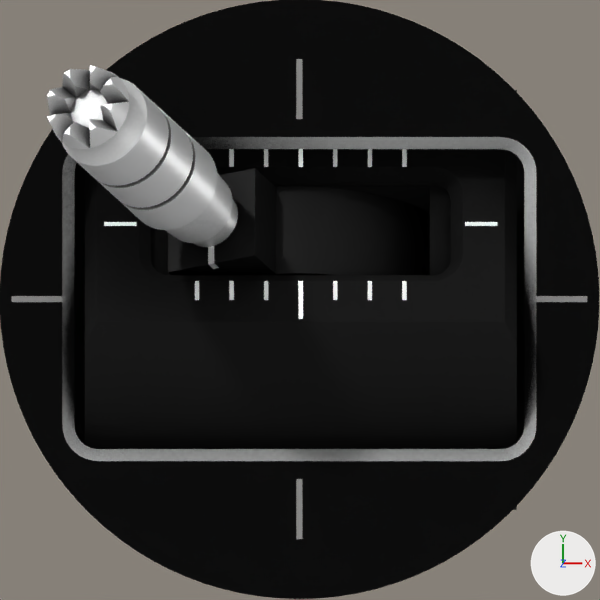
One commit to the Blender file sticks/default/gimble-model.blend: the scene before it, then after it.
Both versions are drawn from the file's camera 'Camera'. The axes (+X, +Y, +Z) are drawn at lower right. The lights are the same throughout.

In view in the first picture: 'Gimbal', 'GimbalCover', 'Stick'.
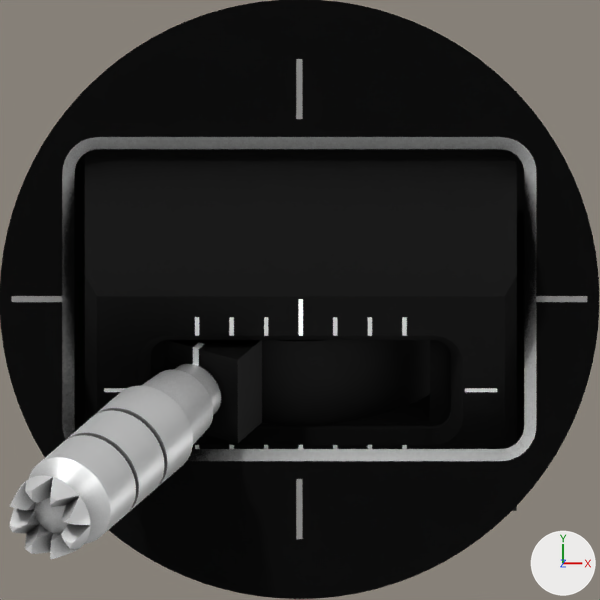
The change, as a list of edits to the scene's bpy script:
```text
Change ob_gimbal:
    ob_gimbal.rotation_euler: (-0.436, 0.0, 0.0) -> (0.52, 0.0, 0.0)  # degrees (-25, 0, 0) -> degrees (30, 0, 0)
Change ob_stick:
    ob_stick.rotation_euler: (0.0, -0.436, 0.0) -> (0.0, -0.52, 0.0)  # degrees (0, -25, 0) -> degrees (0, -30, 0)
```

Location of each change, (x1, y1, x2, y2) in pixels of the pictures (600 x 600 px):
'Gimbal', turned
    before: (85, 90, 517, 510)
    after: (85, 91, 517, 511)
'Stick', turned
    before: (47, 65, 430, 275)
    after: (10, 340, 430, 559)
